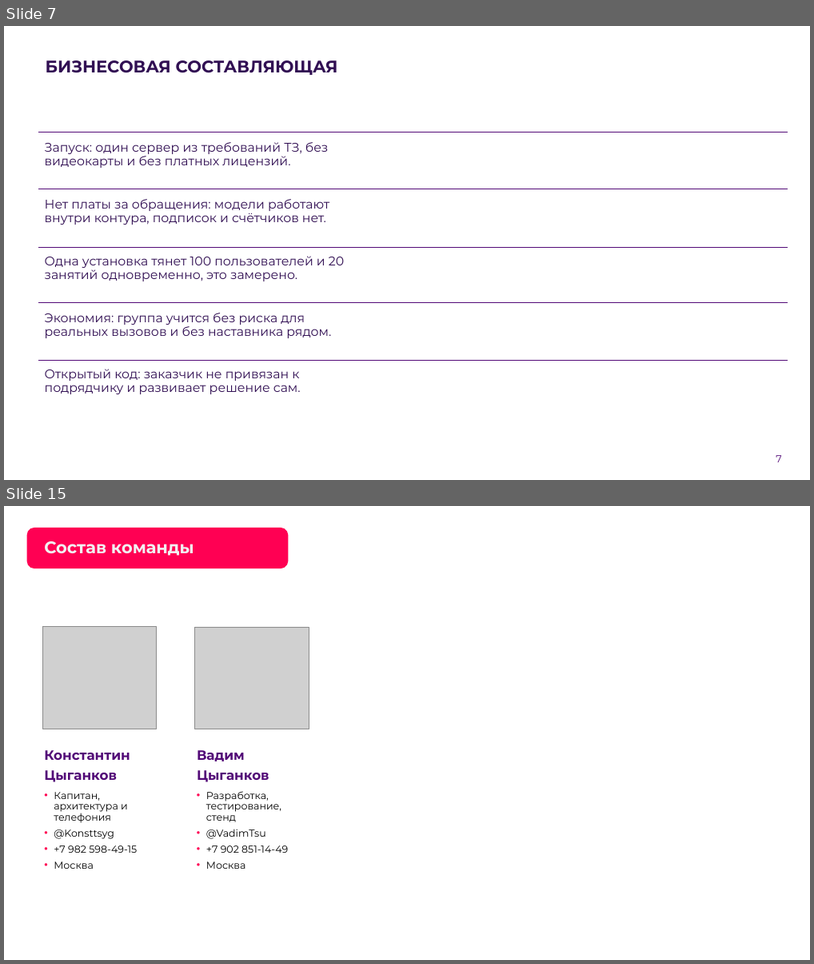
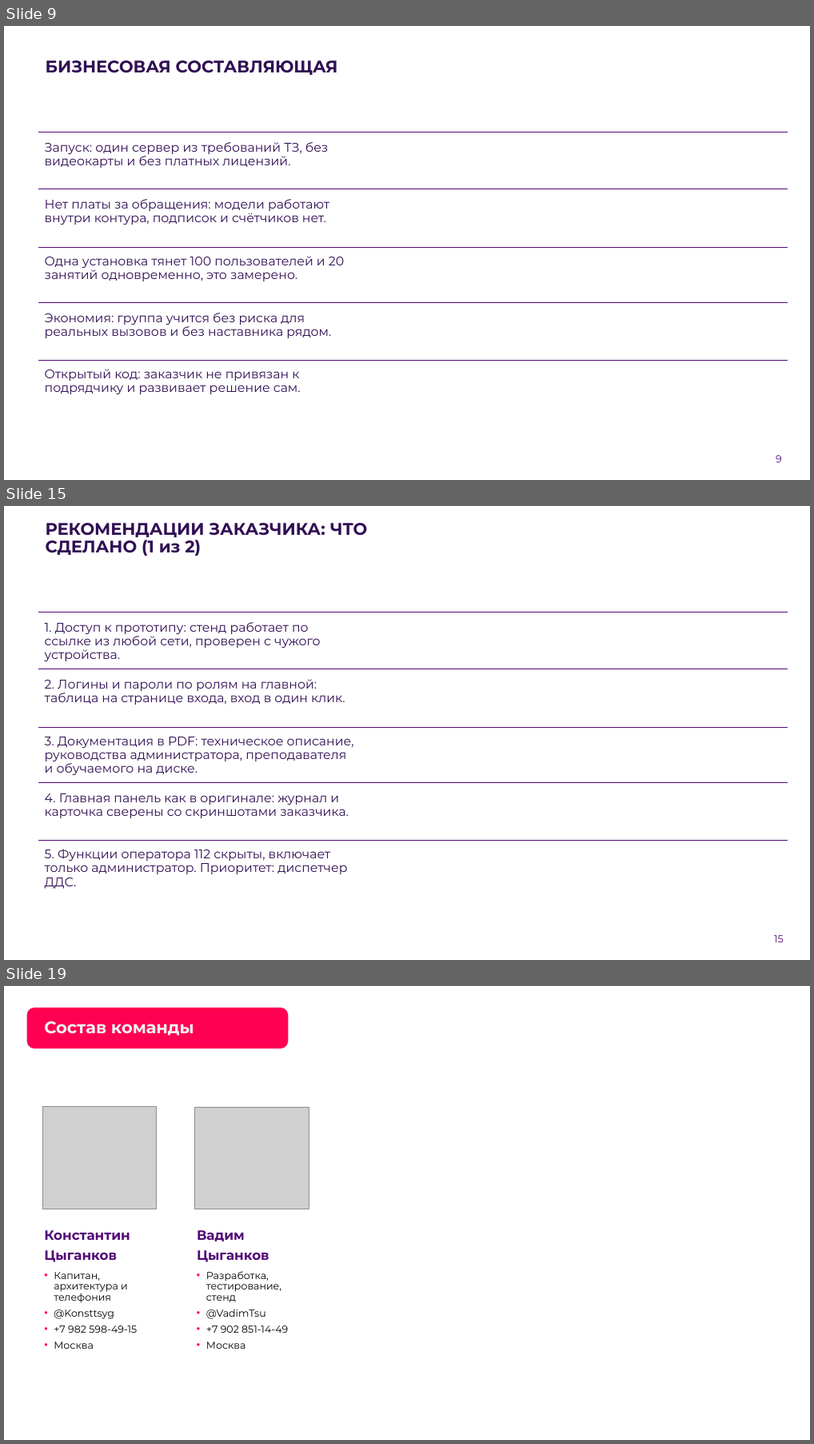
Before and after one commit to Vadik145-beep/lct-112-simulator, a slide deck: docs/presentation/ЛЦТ2026_Ультратех_задача9.pptx. Shown one above the other, each under a label of ours: slides 7 and 15 before the commit, slides 9, 15 and 19 after it; the slides between them are not shown. The pictures are 814x964 and 814x1444 pixels, drawn with LibreOffice and Linux fonts; fonts in the diff are those of the drawing; grey boxes stand for pictures; background and template pictures are left out. Boxes give left, top, right and bottom in pixels: in the first picture for what was removed or moved away, otherwise in the second. Text is boxed around its words. In the diff, an @@ line names an element or a change of style, - is before the commit and + after.

Commit message:
docs: презентация финала, версия 20.10 (#268)
Переработана под рекомендации заказчика от 16.10: убран режим оператора 112,
добавлены слайды про виртуальный телефон, формирование заданий ИИ и два слайда
«Рекомендации заказчика: что сделано». Обязательные слайды шаблона сохранены.
Обновлены «Где посмотреть», «Что проверено», «Планы», описание решения.

```diff
--- a/docs/presentation/ЛЦТ2026_Ультратех_задача9.pptx
+++ b/docs/presentation/ЛЦТ2026_Ультратех_задача9.pptx
@@ slide 15 added at bbox=[4, 506, 810, 960], background picture (left out) @@
@@ title added at bbox=[46, 523, 368, 556], 20 pt, text #310F53, bold @@
+РЕКОМЕНДАЦИИ ЗАКАЗЧИКА: ЧТО СДЕЛАНО (1 из 2)
@@ line added from (38, 612) to (789, 612), #520977 1 pt @@
@@ text added at bbox=[45, 622, 321, 661], 15 pt, text #310F53 @@
+1. Доступ к прототипу: стенд работает по ссылке из любой сети, проверен с чужого устройства.
@@ line added from (38, 669) to (789, 669), #520977 1 pt @@
@@ text added at bbox=[45, 679, 345, 704], 15 pt, text #310F53 @@
+2. Логины и пароли по ролям на главной: таблица на странице входа, вход в один клик.
@@ line added from (38, 728) to (789, 728), #520977 1 pt @@
@@ text added at bbox=[45, 736, 354, 775], 15 pt, text #310F53 @@
+3. Документация в PDF: техническое описание, руководства администратора, преподавателя и обучаемого на диске.
@@ line added from (38, 783) to (789, 783), #520977 1 pt @@
@@ text added at bbox=[45, 793, 349, 818], 15 pt, text #310F53 @@
+4. Главная панель как в оригинале: журнал и карточка сверены со скриншотами заказчика.
@@ line added from (38, 840) to (789, 840), #520977 1 pt @@
@@ text added at bbox=[45, 848, 347, 888], 15 pt, text #310F53 @@
+5. Функции оператора 112 скрыты, включает только администратор. Приоритет: диспетчер ДДС.
@@ page number added at bbox=[774, 935, 784, 942], 12 pt, text #520977 @@
+15
@@ what was slide 7 is now slide 9 @@
@@ page number at bbox=[776, 455, 782, 462]: text changed @@
-7
+9
@@ what was slide 15 is now slide 19 @@
```
Also in this commit, not shown: 10 slides changed, 3 other slides added, 1 other file.
